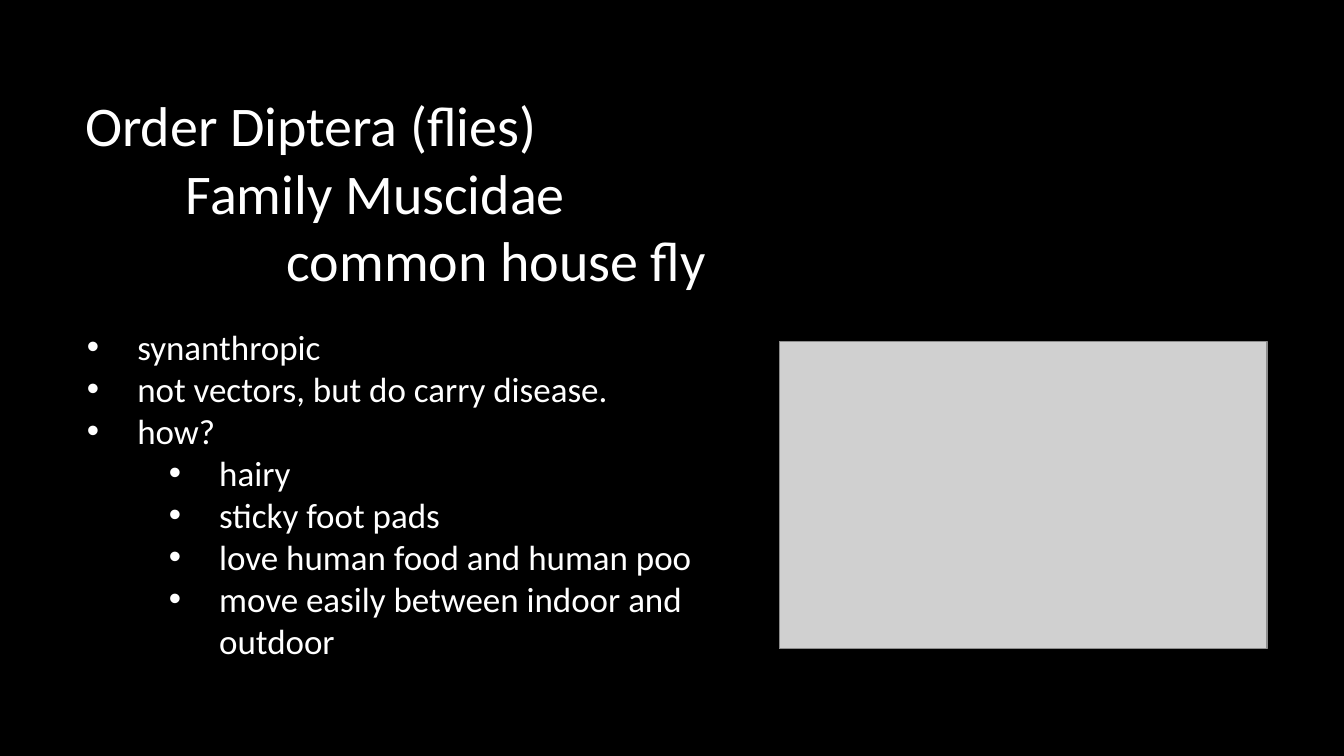
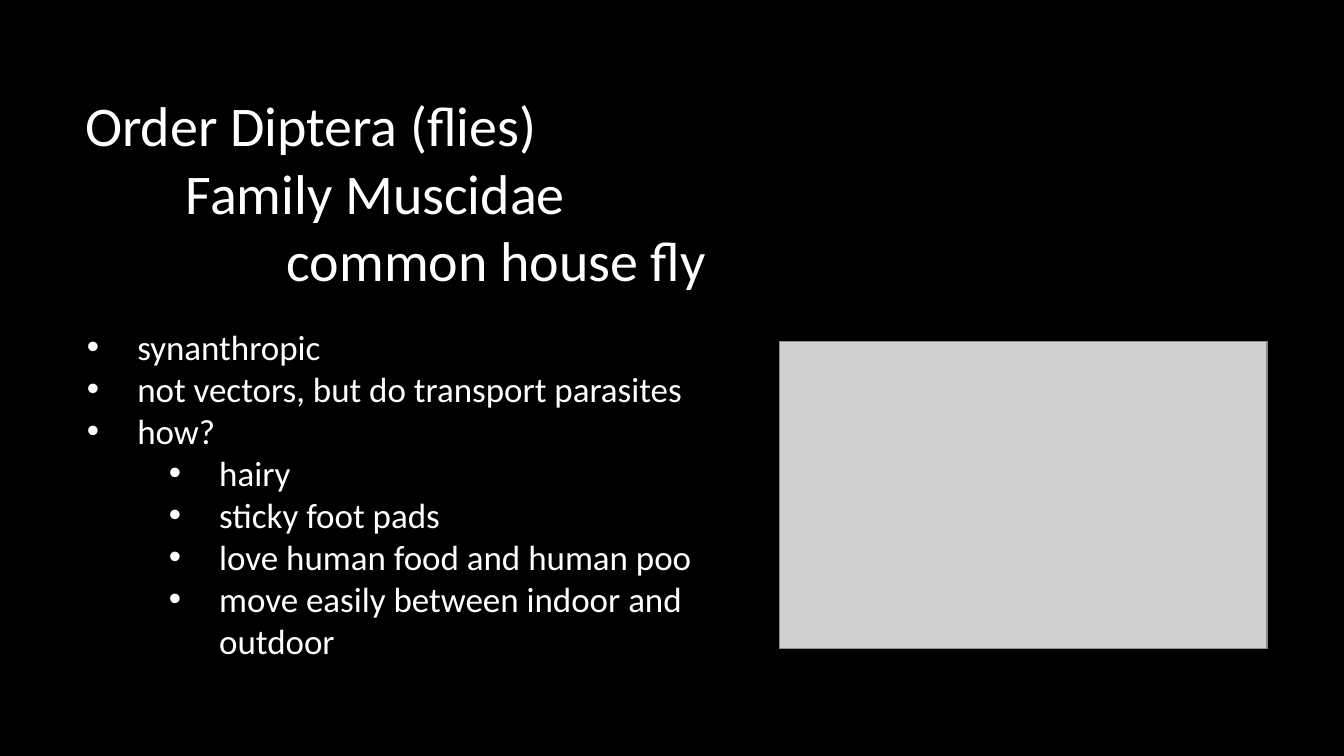
Before and after one commit to wood-lab/fish_406, a slide deck: slide 2 of docs/lectures/in-class_activities/class_18.pptx. Drawn at 1344x756 pixels with LibreOffice and Linux fonts; fonts in the diff are those of the drawing; grey boxes stand for pictures. Boxes give left, top, right and bottom in pixels: in the first picture for what was removed or moved away, otherwise in the second. Text is boxed around its words. In the diff, an @@ line names an element or a change of style, - is before the commit and + after.

```diff
--- a/docs/lectures/in-class_activities/class_18.pptx
+++ b/docs/lectures/in-class_activities/class_18.pptx
@@ text at [137, 377, 681, 408]: text changed @@
-• not vectors, but do carry disease.
+• not vectors, but do transport parasites
```
Also in this commit, not shown: 4 other slides changed, 2 slides added, 2 slides removed, 13 other files.
